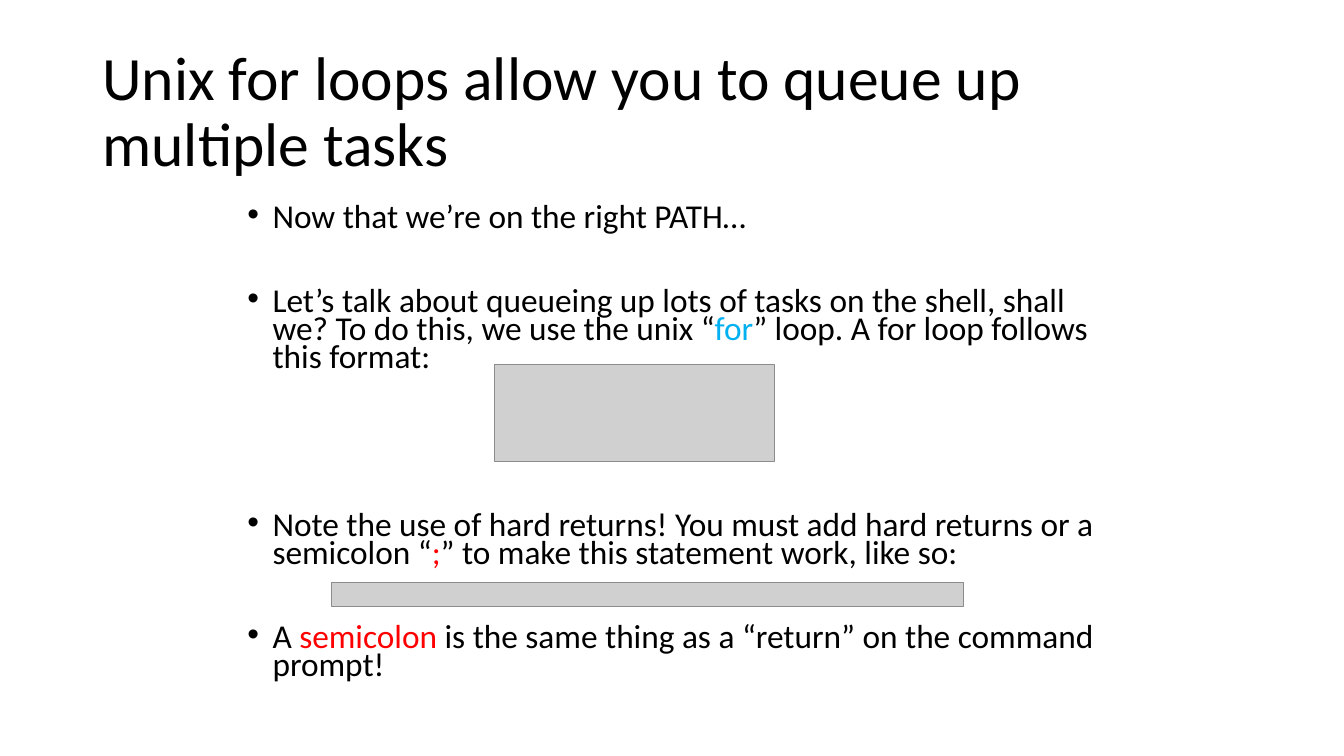
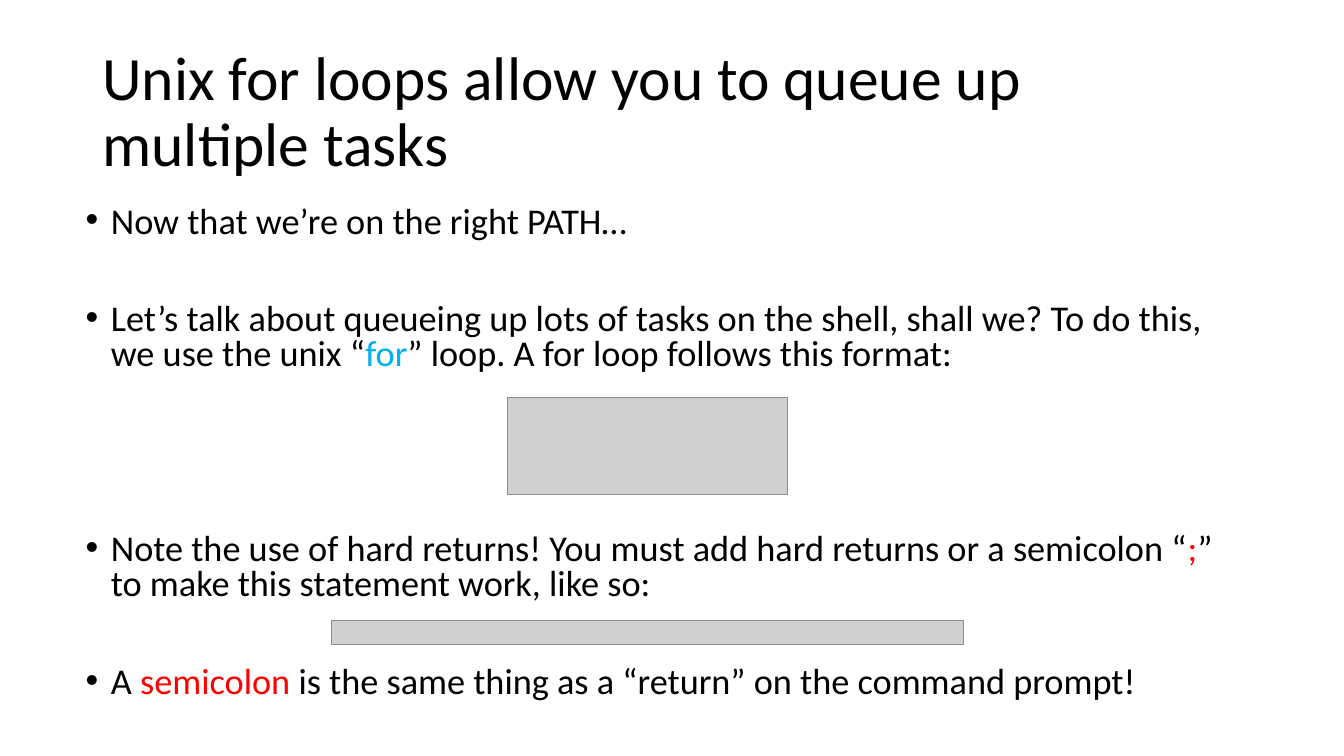
Before and after one commit to haibol2016/BioinformaticsTrainingWorkshop, a slide deck: slide 15 of 1.Unix/presentations/advanced_command_line_tutorial.pptx. Drawn at 1344x756 pixels with LibreOffice and Linux fonts; fonts in the diff are those of the drawing; grey boxes stand for pictures. Boxes give left, top, right and bottom in pixels: in the first picture for what was removed or moved away, otherwise in the second. Text is boxed around its words. In the diff, an @@ line names an element or a change of style, - is before the commit and + after.

Commit message:
update unix slides

```diff
--- a/1.Unix/presentations/advanced_command_line_tutorial.pptx
+++ b/1.Unix/presentations/advanced_command_line_tutorial.pptx
@@ text "Now that we’re on the ...": place and size @@
-text "Now that we’re on the ..." at [273, 204, 1093, 682]
+text "Now that we’re on the ..." at [111, 208, 1202, 701]
@@ text "Now that we’re on the ..." at [111, 208, 1202, 701]: size 23.8 to 25.9 pt; line spacing 0.7 to 0.8 @@
@@ picture: place and size @@
-picture at [495, 365, 774, 462]
+picture at [508, 397, 787, 494]
@@ picture: place and size @@
-picture at [332, 582, 964, 606]
+picture at [332, 621, 964, 645]
```
Also in this commit, not shown: 25 other slides changed, 6 slides added, 2 slides removed, 3 other files.
